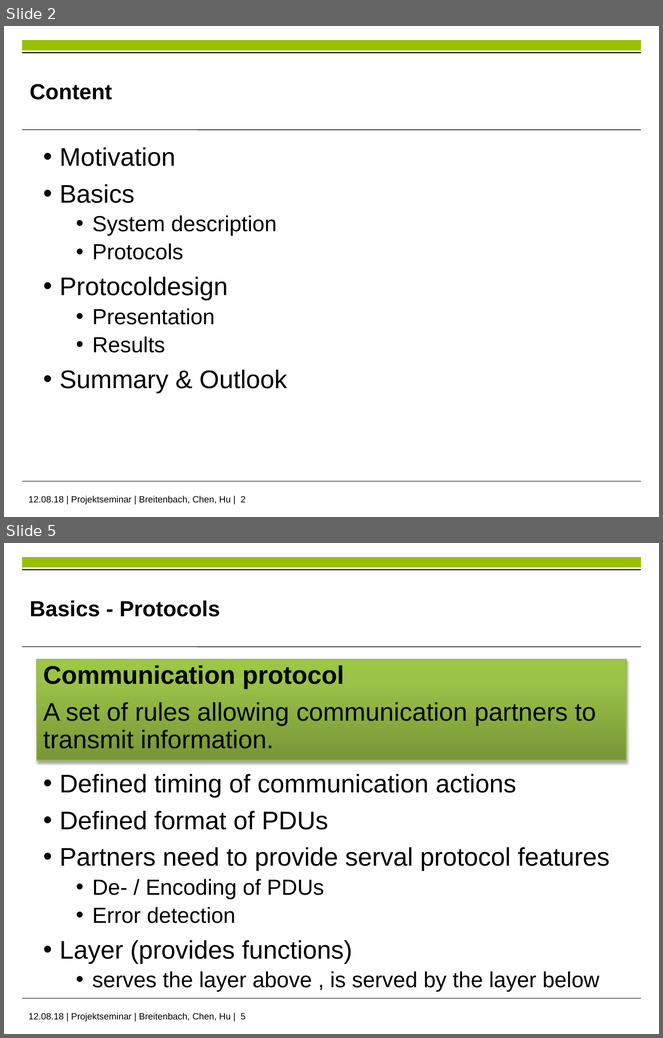
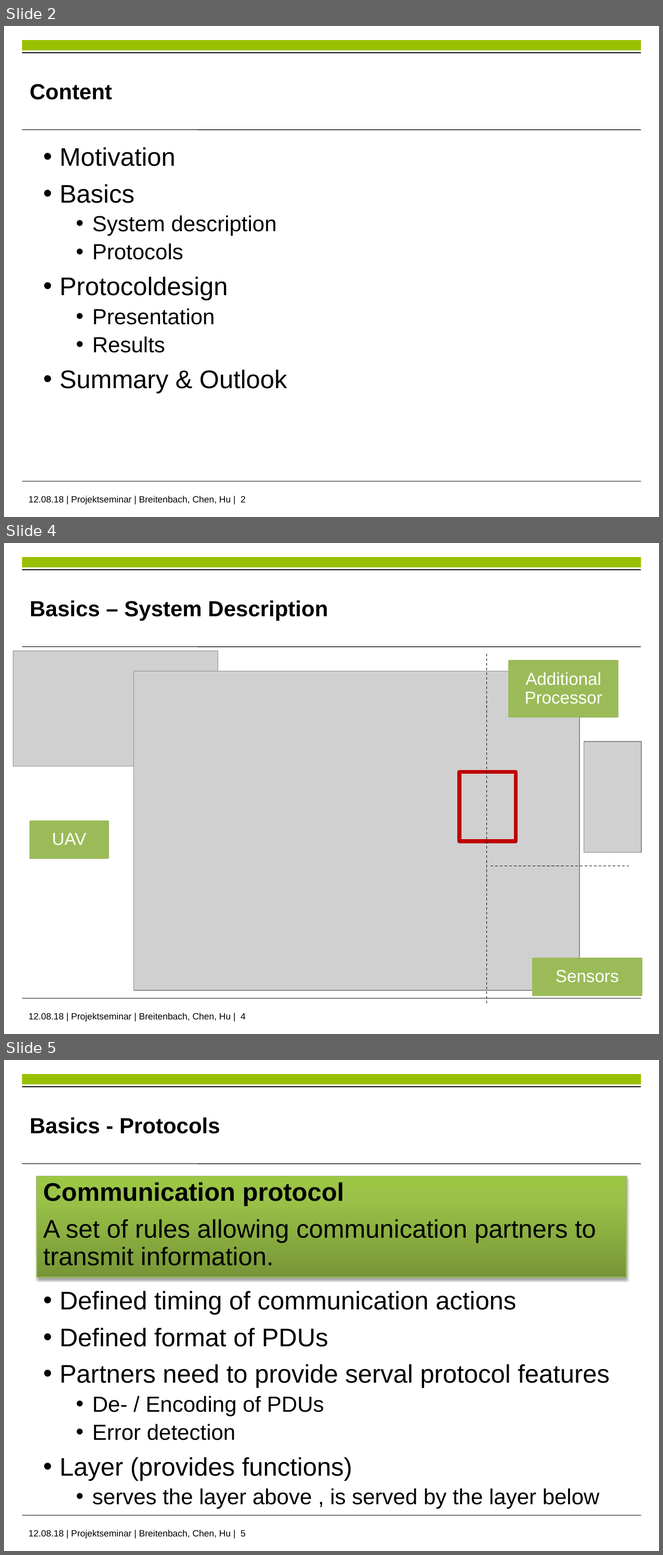
Before and after one commit to im-Kitsch/RMR_sensor_fusion, a slide deck: data/presentation/PS_presentation.pptx. Shown one above the other, each under a label of ours: slides 2 and 5 before the commit, slides 2, 4 and 5 after it; the slides between them are not shown. The pictures are 663x1038 and 663x1555 pixels, drawn with LibreOffice and Linux fonts; fonts in the diff are those of the drawing; grey boxes stand for pictures; background and template pictures are left out. Boxes give left, top, right and bottom in pixels: in the first picture for what was removed or moved away, otherwise in the second. Text is boxed around its words. In the diff, an @@ line names an element or a change of style, - is before the commit and + after.

```diff
--- a/data/presentation/PS_presentation.pptx
+++ b/data/presentation/PS_presentation.pptx
@@ slide 4 added at [4, 543, 659, 1034], background #FFFFFF; not listed: 5 template elements that a slide beside it also shows @@
@@ text added at [29, 600, 328, 621], 24 pt, text #000000, bold @@
+Basics – System Description
@@ picture added at [13, 651, 218, 767] @@
@@ line added from (487, 654) to (487, 1005), #000000 0.75 pt dashed @@
@@ rectangle added at [510, 661, 618, 717], fill #9BBB59, outline #9BBB59 2 pt @@
@@ picture added at [133, 671, 580, 991] @@
@@ text added at [525, 672, 603, 704], 19 pt, text #FFFFFF @@
+Additional Processor
@@ picture added at [584, 742, 642, 852] @@
@@ rectangle added at [460, 772, 516, 842], outline #C00000 4.5 pt @@
@@ rectangle added at [30, 822, 108, 858], fill #9BBB59, outline #9BBB59 2 pt @@
@@ text added at [52, 833, 86, 846], 19 pt, text #FFFFFF @@
+UAV
@@ line added from (491, 866) to (629, 866), #000000 0.75 pt dashed @@
@@ rectangle added at [533, 958, 642, 995], fill #9BBB59, outline #9BBB59 2 pt @@
@@ text added at [556, 970, 619, 983], 19 pt, text #FFFFFF @@
+Sensors
```
Also in this commit, not shown: 1 slide changed, 7 other slides added, 3 slides removed.
